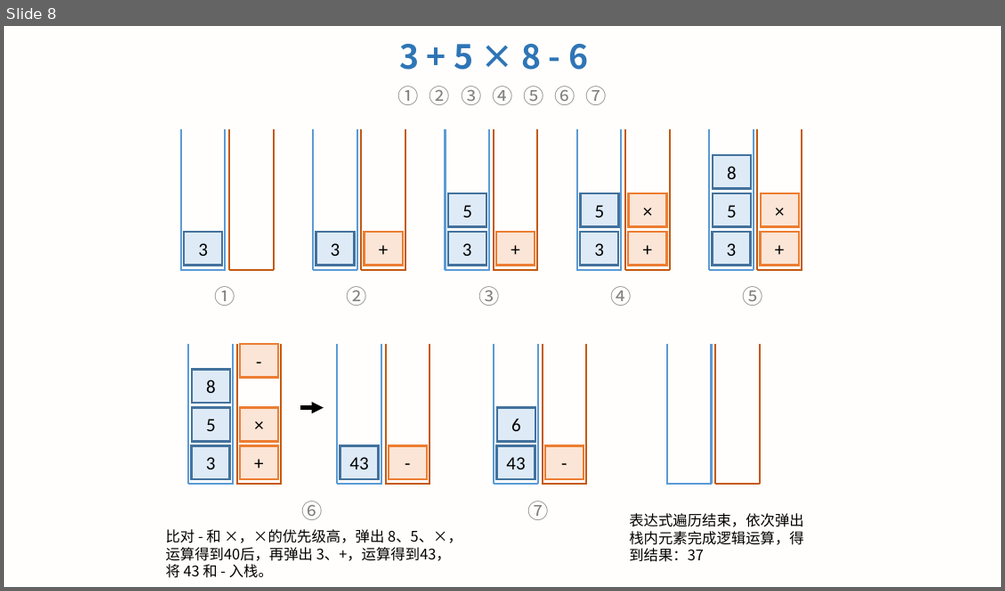
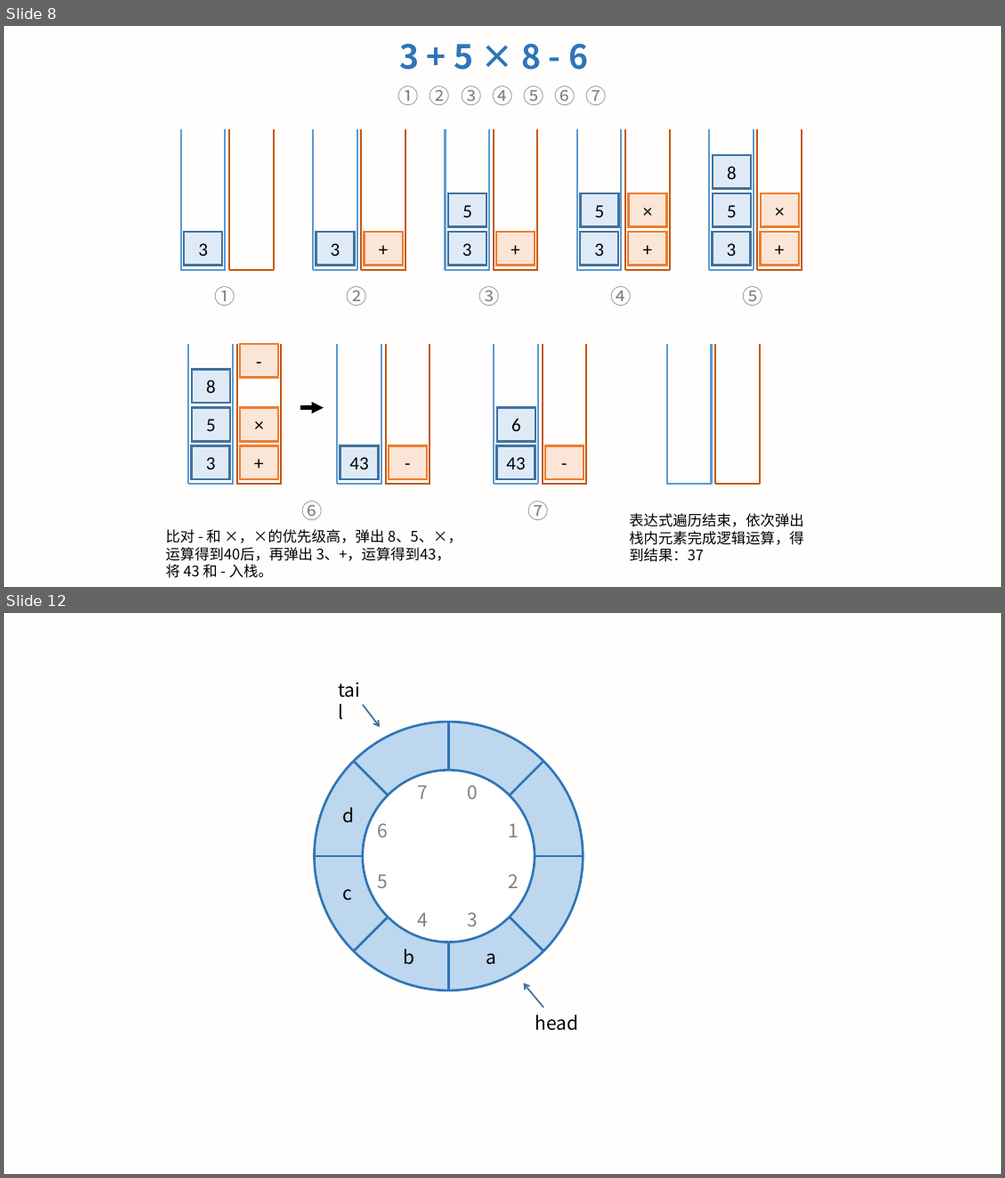
Before and after one commit to LXMAJS/Documents, a slide deck: ForceTree/数据结构和算法/数据结构与算法之美/Images/数据结构与算法之美_笔记配图.pptx. Shown one above the other, each under a label of ours: slide 8 before the commit, slides 8 and 12 after it; the slides between them are not shown. The pictures are 1005x591 and 1005x1178 pixels, drawn with LibreOffice and Linux fonts; fonts in the diff are those of the drawing. Boxes give left, top, right and bottom in pixels: in the first picture for what was removed or moved away, otherwise in the second. Text is boxed around its words. In the diff, an @@ line names an element or a change of style, - is before the commit and + after.

```diff
--- a/ForceTree/数据结构和算法/数据结构与算法之美/Images/数据结构与算法之美_笔记配图.pptx
+++ b/ForceTree/数据结构和算法/数据结构与算法之美/Images/数据结构与算法之美_笔记配图.pptx
@@ slide 12 added at box(4, 613, 1001, 1174), background #FFF2CC at 4% opacity @@
@@ text added at box(331, 674, 372, 705), 18 pt, text #000000 @@
+tail
@@ arrow added from (363, 705) to (380, 727), #43739E 1.5 pt @@
@@ group added at box(315, 722, 582, 990): 4 lines, 2 ellipses @@
@@ text added at box(418, 785, 429, 799), 18 pt, text #808080 @@
+7
@@ text added at box(468, 785, 478, 799), 18 pt, text #808080 @@
+0
@@ text added at box(343, 807, 355, 823), 18 pt, text #000000 @@
+d
@@ text added at box(377, 823, 388, 837), 18 pt, text #808080 @@
+6
@@ text added at box(508, 823, 518, 837), 18 pt, text #808080 @@
+1
@@ text added at box(377, 874, 388, 888), 18 pt, text #808080 @@
+5
@@ text added at box(508, 874, 518, 888), 18 pt, text #808080 @@
+2
@@ text added at box(343, 889, 353, 900), 18 pt, text #000000 @@
+c
@@ text added at box(418, 912, 429, 926), 18 pt, text #808080 @@
+4
@@ text added at box(468, 912, 478, 926), 18 pt, text #808080 @@
+3
@@ text added at box(404, 949, 415, 964), 18 pt, text #000000 @@
+b
@@ text added at box(485, 953, 496, 965), 18 pt, text #000000 @@
+a
@@ arrow added from (544, 1007) to (523, 983), #43739E 1.5 pt @@
@@ text added at box(534, 1014, 578, 1030), 18 pt, text #000000 @@
+head
```
Also in this commit, not shown: 5 other slides added, 9 other files.
